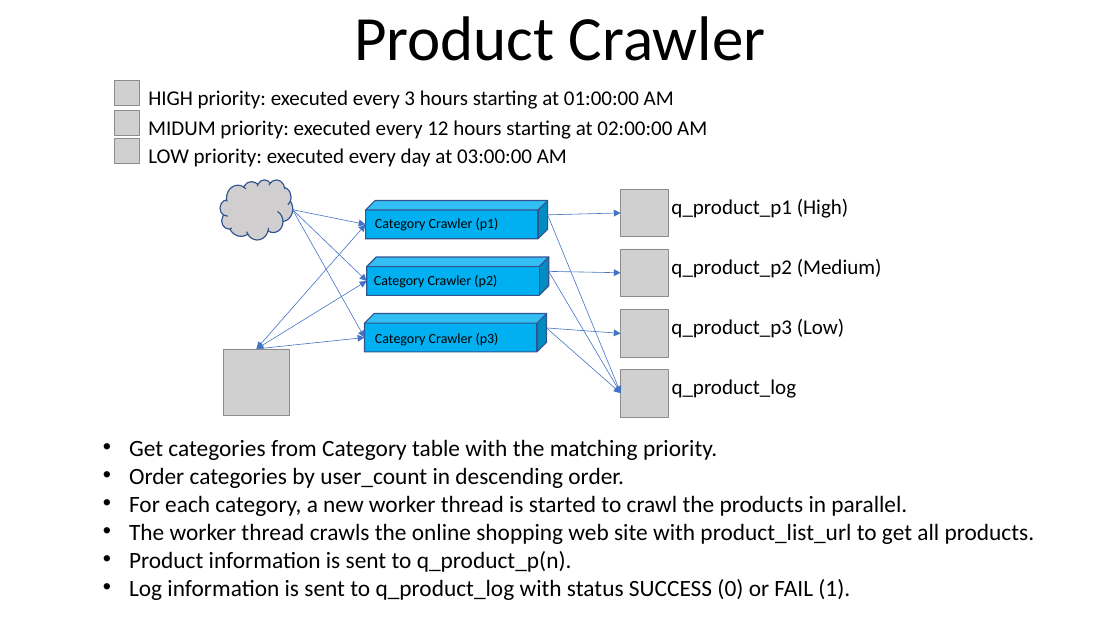
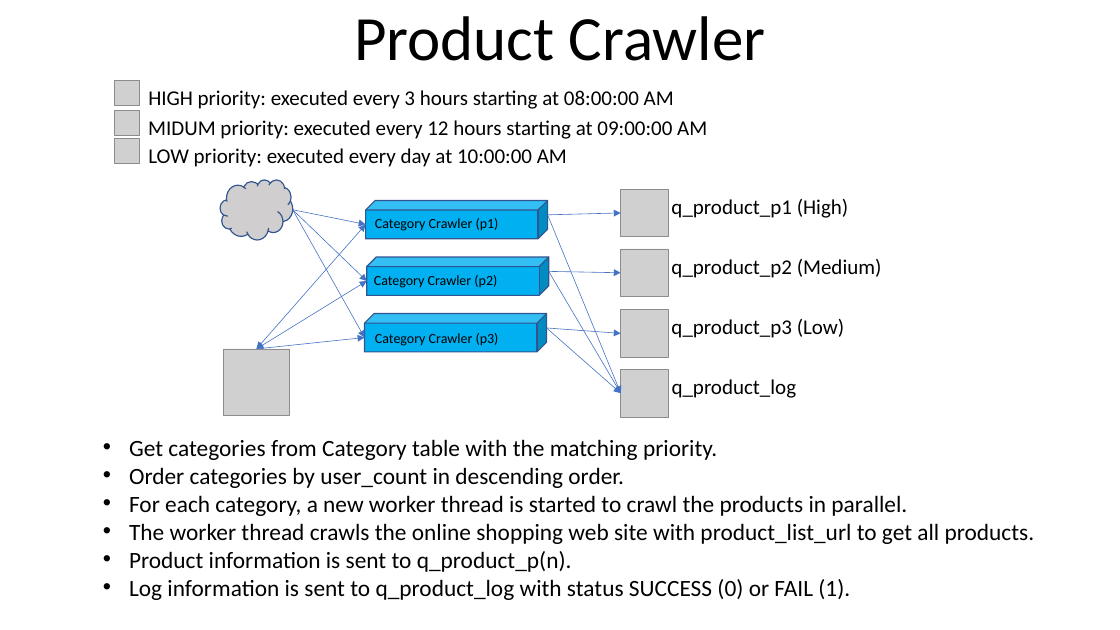
Before and after one commit to youhusky/price-monitoring-system, a slide deck: slide 7 of PriceMonitoringDesign.pptx. Drawn at 1120x630 pixels with LibreOffice and Linux fonts; fonts in the diff are those of the drawing; grey boxes stand for pictures. Boxes give left, top, right and bottom in pixels: in the first picture for what was removed or moved away, otherwise in the second. Text is boxed around its words. In the diff, an @@ line names an element or a change of style, - is before the commit and + after.

Commit message:
Change schedule of crawlers

```diff
--- a/PriceMonitoringDesign.pptx
+++ b/PriceMonitoringDesign.pptx
@@ text at bbox=[148, 90, 674, 109]: text changed @@
-HIGH priority: executed every 3 hours starting at 01:00:00 AM
+HIGH priority: executed every 3 hours starting at 08:00:00 AM
@@ text at bbox=[148, 120, 707, 139]: text changed @@
-MIDUM priority: executed every 12 hours starting at 02:00:00 AM
+MIDUM priority: executed every 12 hours starting at 09:00:00 AM
@@ text at bbox=[148, 148, 567, 167]: text changed @@
-LOW priority: executed every day at 03:00:00 AM
+LOW priority: executed every day at 10:00:00 AM
```
Also in this commit, not shown: 1 other slide changed, 2 other files.
